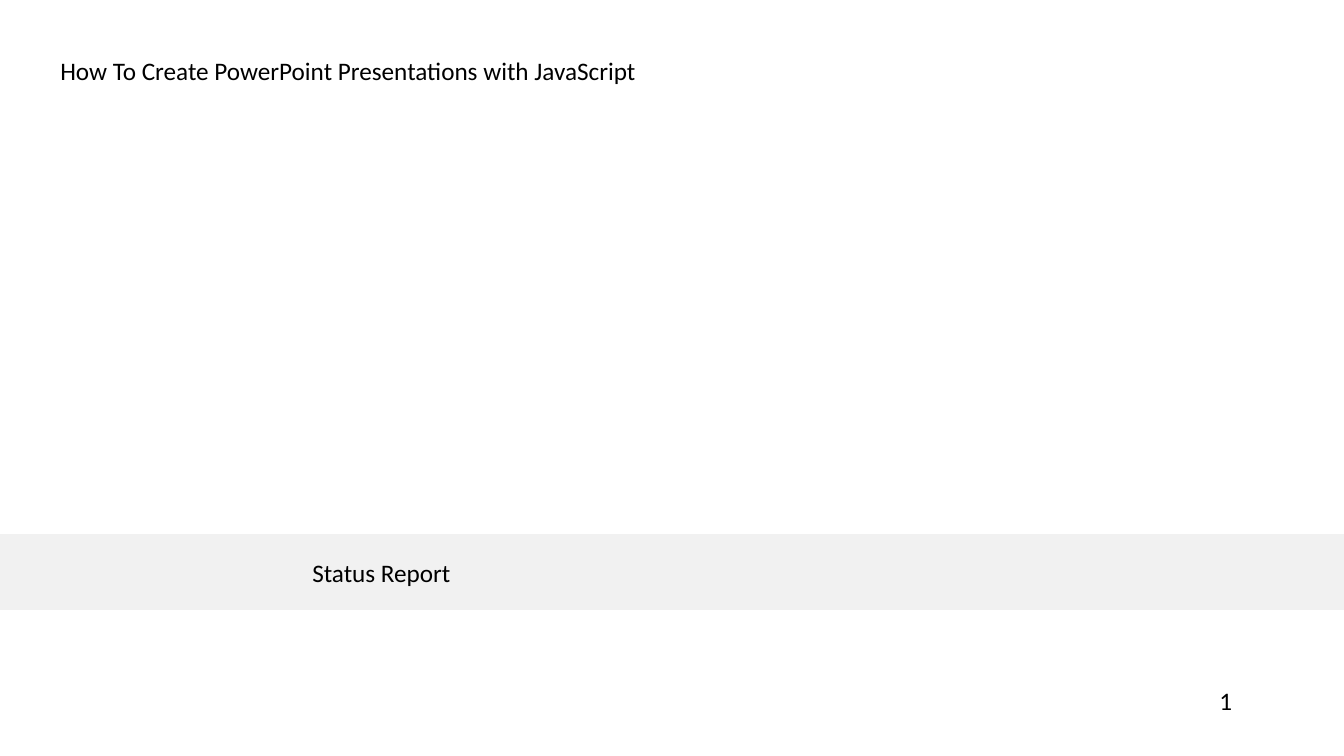
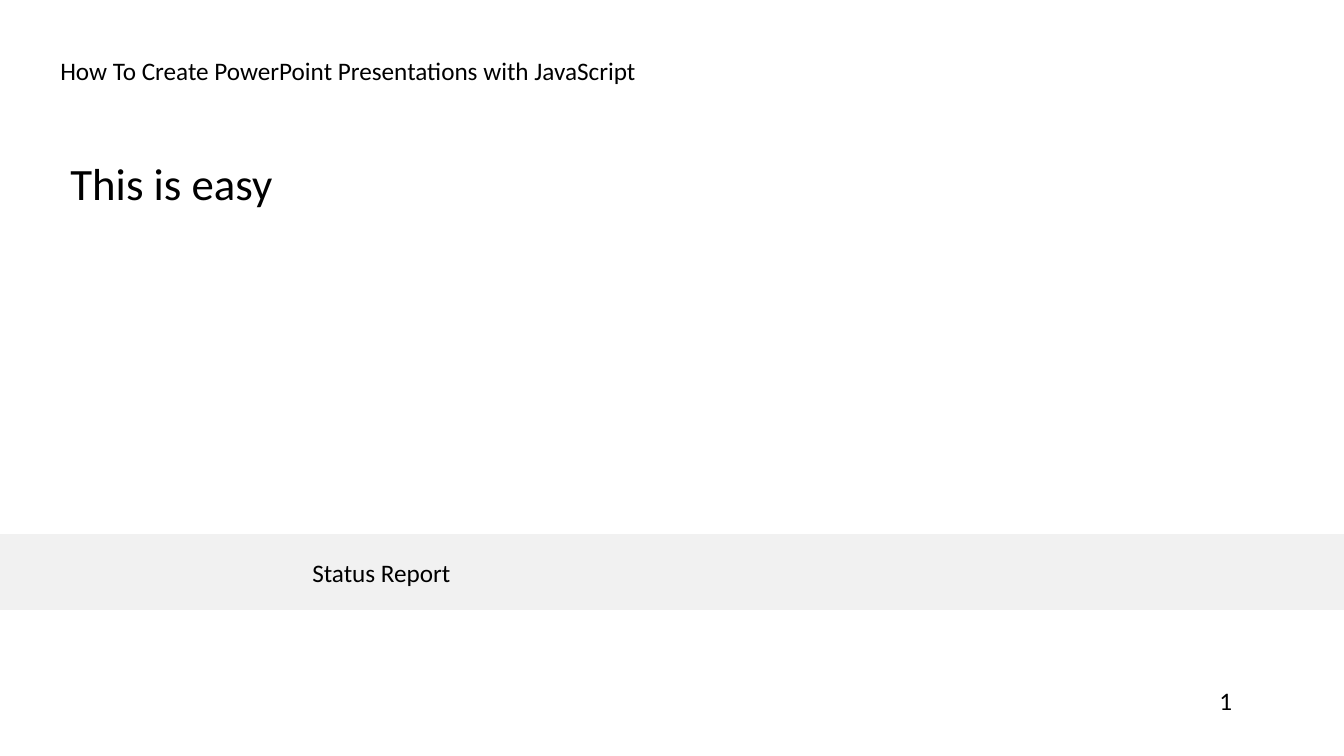
Before and after one commit to emptist/converts, a slide deck: slide 1 of Gen-PowerPoint-Demo.pptx. Drawn at 1344x756 pixels with LibreOffice and Linux fonts; fonts in the diff are those of the drawing; background and template pictures are left out. Boxes give left, top, right and bottom in pixels: in the first picture for what was removed or moved away, otherwise in the second. Text is boxed around its words. In the diff, an @@ line names an element or a change of style, - is before the commit and + after.

```diff
--- a/Gen-PowerPoint-Demo.pptx
+++ b/Gen-PowerPoint-Demo.pptx
@@ text added at bbox=[70, 169, 273, 208], 32 pt, text #000000 @@
+This is easy
```
Also in this commit, not shown: 1 other file.
